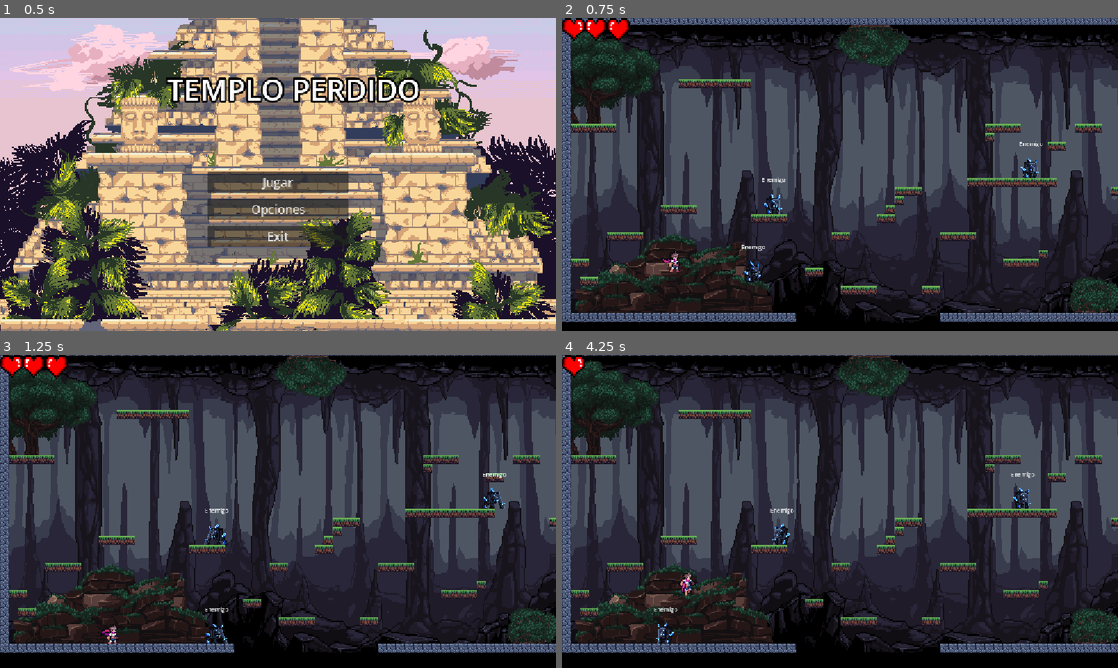
Above: before the commit, frames 1-4 (two rows, left to right).
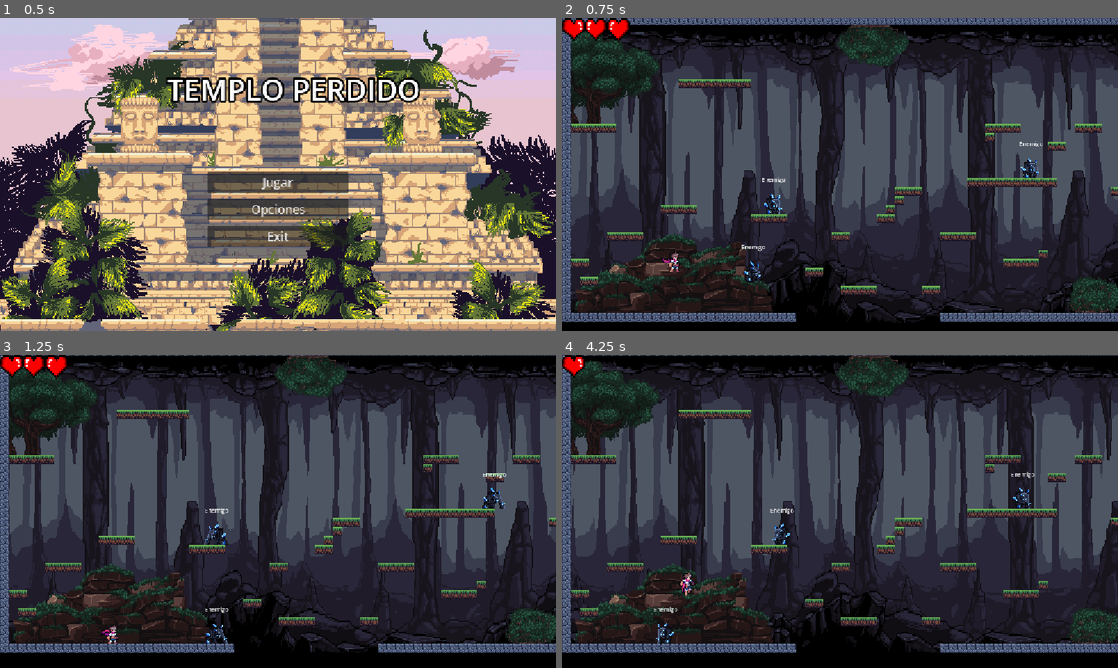
Above: after the commit, the same moments.

Repository: ederAlonso/Proyecto_videojuegos_2026_EderHuillcaSullca
Game: Godot game, scene res://scenes/levels/control.tscn
Two runs of this game, one before a commit and one after it. Both use one fixed random seed, a clock stepped at 60 frames per second and the inputs below.
Inputs:
- Up to frame 1 (0.5 s): no input
- Up to frame 2 (0.75 s): click "Jugar" at 0.5 s
- Up to frame 3 (1.25 s): no input
- Up to frame 4 (4.25 s): hold D (move_right) 1.28-2.78 s; tap W (move_jump) at 1.52, 2.27, 3.77 s; hold A (move_left) 2.78-3.53 s; hold D (move_right) from 3.53 s (still down)

Frame 1 is identical in both runs. In frame 2, 9.3% of the frame differs, in the area x 1-100%, y 4-98%; in frame 3, 23%; in frame 4, 34%, in the area x 1-100%, y 2-96%.

Commit message:
modificar la animacion del fondo de pantalla

Diff:
--- a/JUEGO-EXPLORADOR.n2/scenes/levels/level_1.tscn
+++ b/JUEGO-EXPLORADOR.n2/scenes/levels/level_1.tscn
@@ -2173,6 +2173,7 @@
 
 [node name="Parallax2D" type="Parallax2D" parent="." unique_id=1419576551]
 repeat_size = Vector2(586, 0)
+autoscroll = Vector2(20, 0)
 repeat_times = 2
 
 [node name="Sprite2D" type="Sprite2D" parent="Parallax2D" unique_id=1347866498]
--- a/JUEGO-EXPLORADOR.n2/scenes/levels/level_2.tscn
+++ b/JUEGO-EXPLORADOR.n2/scenes/levels/level_2.tscn
@@ -2176,6 +2176,7 @@
 
 [node name="Parallax2D" type="Parallax2D" parent="." unique_id=1419576551]
 repeat_size = Vector2(586, 0)
+autoscroll = Vector2(20, 0)
 repeat_times = 2
 
 [node name="Sprite2D" type="Sprite2D" parent="Parallax2D" unique_id=1347866498]
--- a/JUEGO-EXPLORADOR.n2/scenes/levels/level_3.tscn
+++ b/JUEGO-EXPLORADOR.n2/scenes/levels/level_3.tscn
@@ -2175,6 +2175,7 @@
 
 [node name="Parallax2D" type="Parallax2D" parent="." unique_id=1419576551]
 repeat_size = Vector2(586, 0)
+autoscroll = Vector2(20, 0)
 repeat_times = 2
 
 [node name="Sprite2D" type="Sprite2D" parent="Parallax2D" unique_id=1347866498]
@@ -2183,7 +2184,7 @@
 texture = ExtResource("1_2bnyt")
 
 [node name="TileMapLayer" type="TileMapLayer" parent="." unique_id=1693934164]
-tile_map_data = PackedByteArray("AAD4/wUAAwAEAAUAAAD5/wUAAwA …(11743 unchanged characters)… APAAkAAADq/wkAAwAPAAkAAADr/wkAAwAPAAkAAAA=")
+tile_map_data = PackedByteArray("AAD4/wUAAwAEAAUAAAD5/wUAAwA …(11743 unchanged characters)… APAAkAAADq/wkAAwAPAAkAAADr/wkAAwAPAAkAAAD1/xMAAwAEAAUAAAD2/xMAAwAEAAUAAAA=")
 tile_set = SubResource("TileSet_6iamk")
 
 [node name="Player" parent="." unique_id=2103683982 instance=ExtResource("6_apo5x")]
